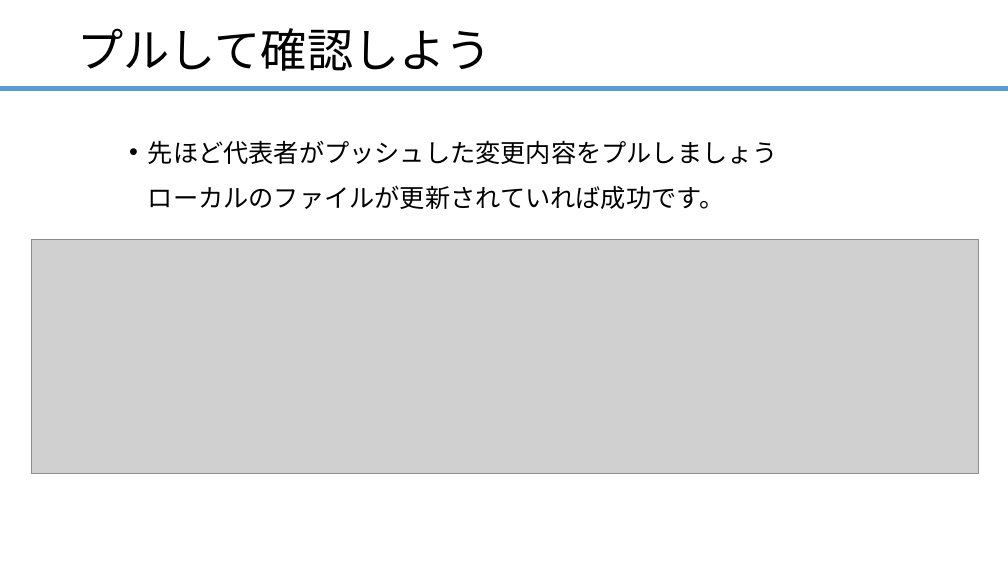
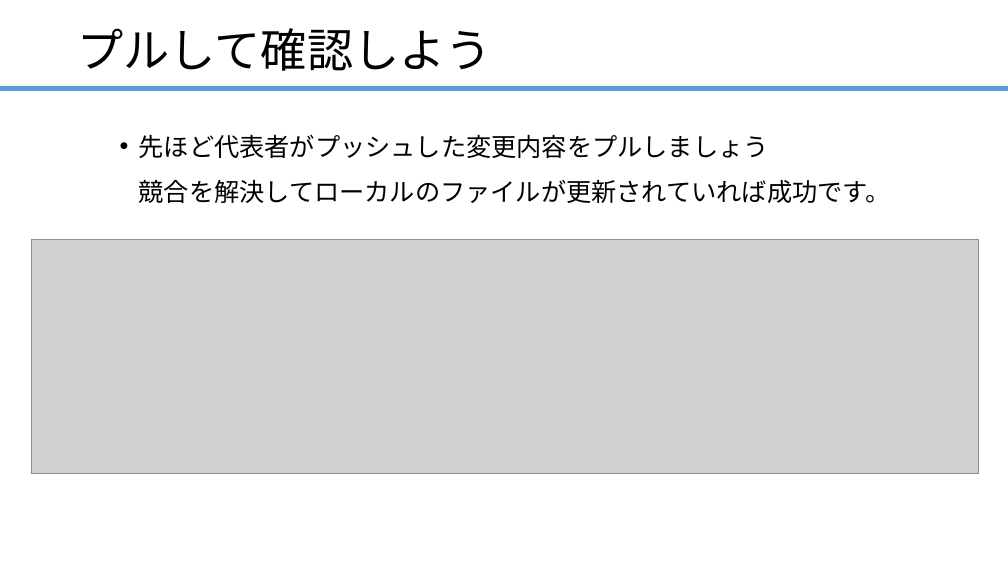
Before and after one commit to ainsAins/git4beginners, a slide deck: slide 33 of ハンズオン_Git入門.pptx. Drawn at 1008x567 pixels with LibreOffice and Linux fonts; fonts in the diff are those of the drawing; grey boxes stand for pictures. Boxes give left, top, right and bottom in pixels: in the first picture for what was removed or moved away, otherwise in the second. Text is boxed around its words. In the diff, an @@ line names an element or a change of style, - is before the commit and + after.

Commit message:
更新

```diff
--- a/ハンズオン_Git入門.pptx
+++ b/ハンズオン_Git入門.pptx
@@ text at [139, 134, 891, 203]: text changed @@
-• 先ほど代表者がプッシュした変更内容をプルしましょう
-  ローカルのファイルが更新されていれば成功です。
+• 先ほど代表者がプッシュした変更内容をプルしましょう
+  競合を解決してローカルのファイルが更新されていれば成功です。
```
Also in this commit, not shown: 1 slide added.
